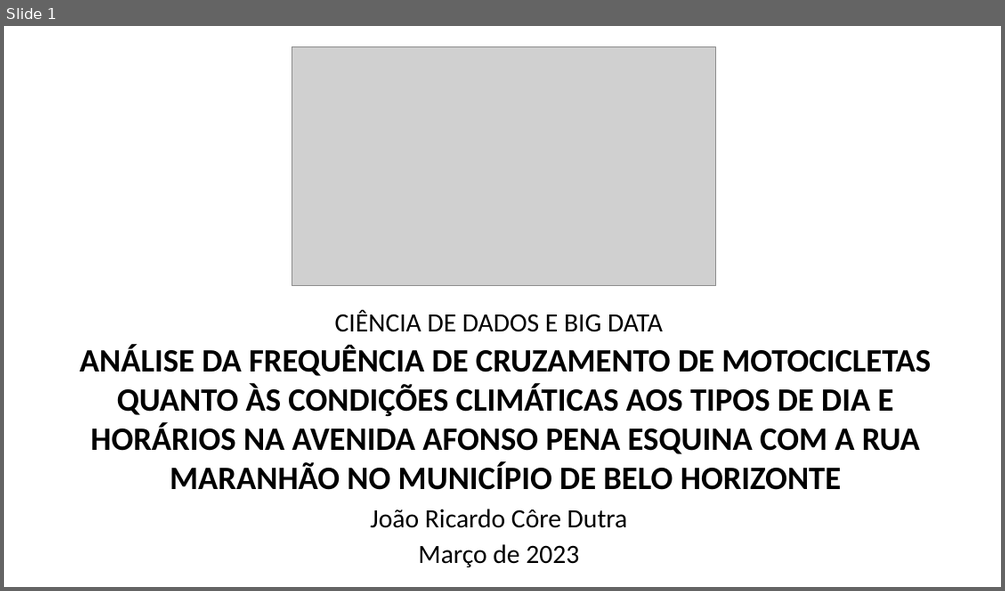
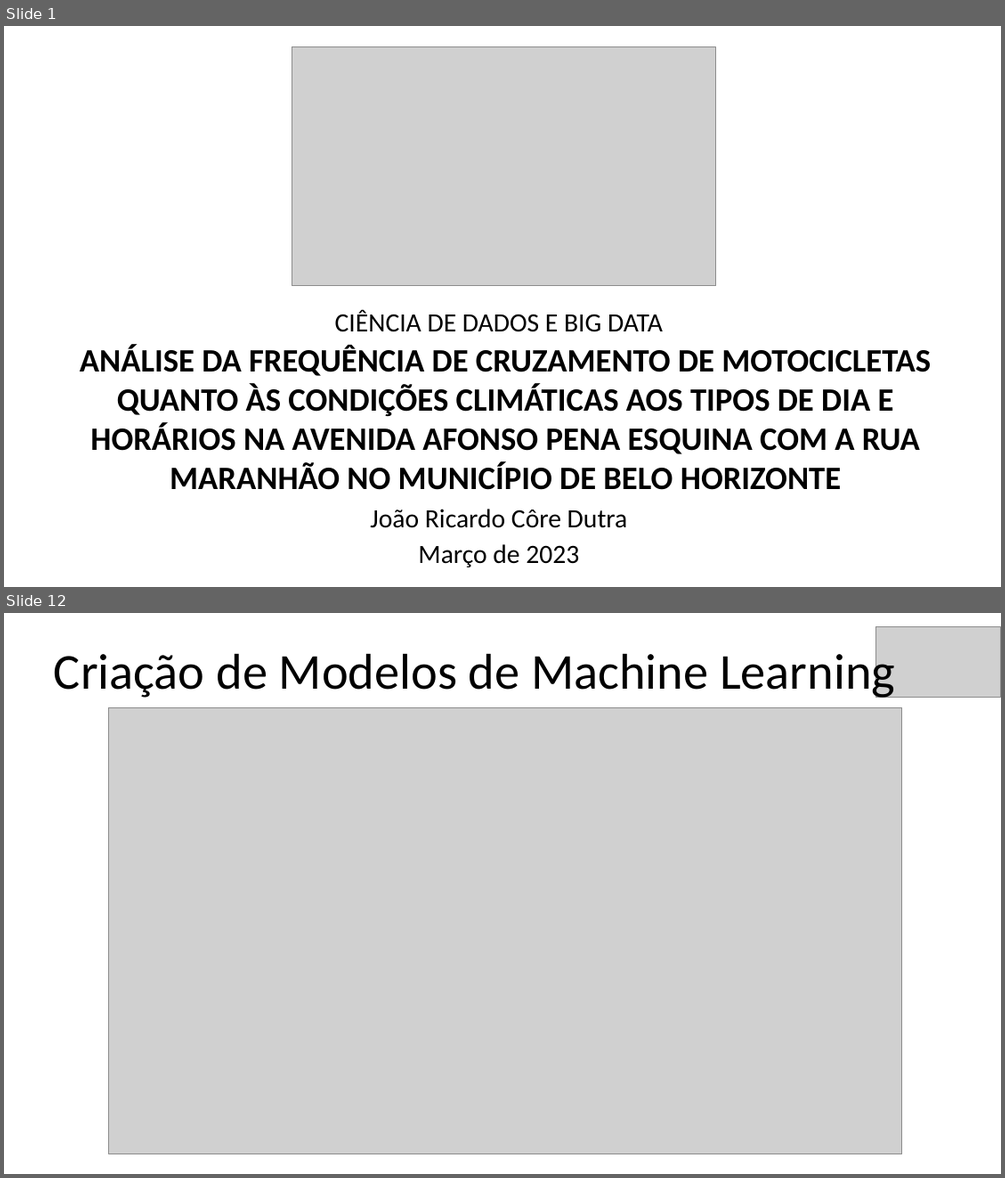
Before and after one commit to jrdutra/tcc_ciencia_de_dados_puc_minas, a slide deck: Apresentacao.odp. Shown one above the other, each under a label of ours: slide 1 before the commit, slides 1 and 12 after it; the slides between them are not shown. The pictures are 1005x591 and 1005x1178 pixels, drawn with LibreOffice and Linux fonts; fonts in the diff are those of the drawing; grey boxes stand for pictures. Boxes give left, top, right and bottom in pixels: in the first picture for what was removed or moved away, otherwise in the second. Text is boxed around its words. In the diff, an @@ line names an element or a change of style, - is before the commit and + after.

```diff
--- a/Apresentacao.odp
+++ b/Apresentacao.odp
@@ slide 12 added at (x1=4, y1=613, x2=1001, y2=1174), background #FFFFFF @@
@@ picture added at (x1=877, y1=627, x2=1001, y2=698) @@
@@ title added at (x1=54, y1=646, x2=895, y2=698), 40 pt, text #000000 @@
+Criação de Modelos de Machine Learning
@@ picture added at (x1=109, y1=708, x2=902, y2=1155) @@
```
Also in this commit, not shown: 15 other slides added, 1 slide removed, 3 other files.
